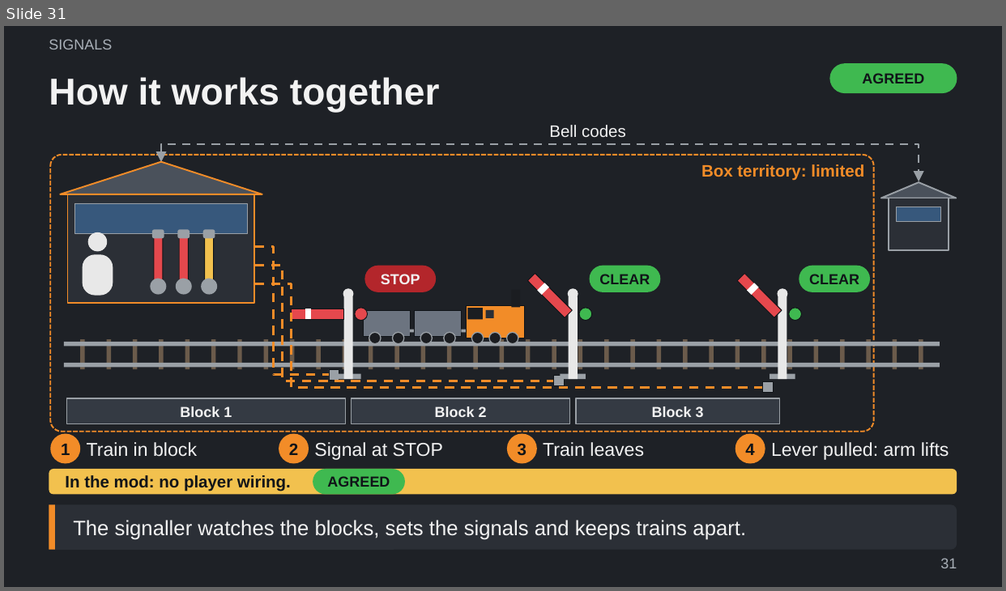
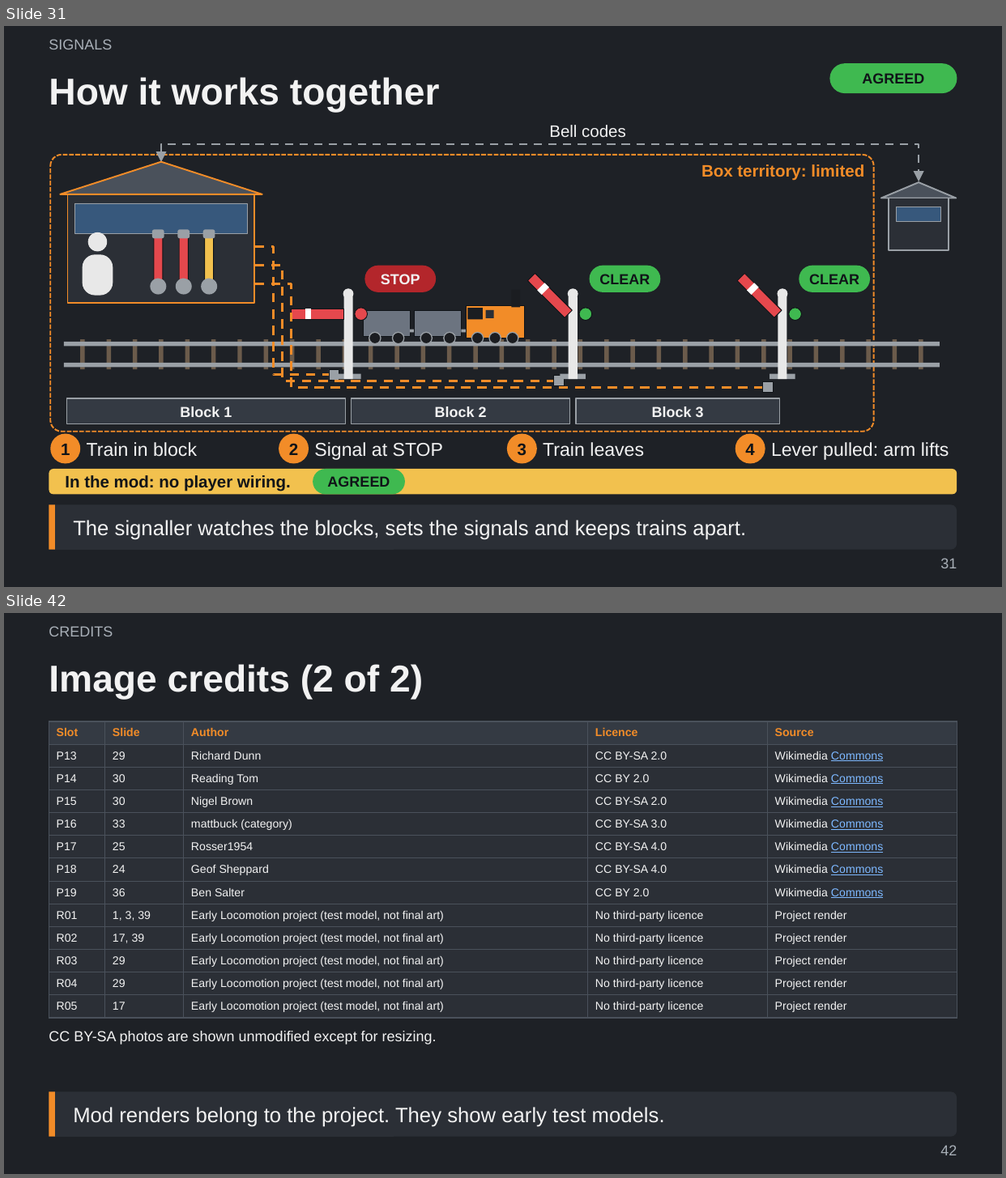
Before and after one commit to Tarenkookoo/Satisfactory---Early-Locomotion, a slide deck: Reporting/Claude Presents/Early_Locomotion_Explained.pptx. Shown one above the other, each under a label of ours: slide 31 before the commit, slides 31 and 42 after it; the slides between them are not shown. The pictures are 1006x591 and 1006x1178 pixels, drawn with LibreOffice and Linux fonts; fonts in the diff are those of the drawing. Boxes give left, top, right and bottom in pixels: in the first picture for what was removed or moved away, otherwise in the second. Text is boxed around its words. In the diff, an @@ line names an element or a change of style, - is before the commit and + after.

```diff
--- a/Reporting/Claude Presents/Early_Locomotion_Explained.pptx
+++ b/Reporting/Claude Presents/Early_Locomotion_Explained.pptx
@@ slide 42 added at bbox=[4, 613, 1002, 1174], background #1E2126 @@
@@ text added at bbox=[49, 626, 113, 636], 14 pt, text #A9B0B8 @@
+CREDITS
@@ title added at bbox=[49, 664, 423, 699], 36 pt, text #F2F2F2, bold @@
+Image credits (2 of 2)
@@ table added at bbox=[49, 722, 957, 1018], 13 rows, 5 columns @@
+Slot | Slide | Author | Licence | Source
+P13 | 29 | Richard Dunn | CC BY-SA 2.0 | Wikimedia Commons
+P14 | 30 | Reading Tom | CC BY 2.0 | Wikimedia Commons
+P15 | 30 | Nigel Brown | CC BY-SA 2.0 | Wikimedia Commons
+P16 | 33 | mattbuck (category) | CC BY-SA 3.0 | Wikimedia Commons
+P17 | 25 | Rosser1954 | CC BY-SA 4.0 | Wikimedia Commons
+P18 | 24 | Geof Sheppard | CC BY-SA 4.0 | Wikimedia Commons
+P19 | 36 | Ben Salter | CC BY 2.0 | Wikimedia Commons
+R01 | 1, 3, 39 | Early Locomotion project (test model, not final art) | No third-party licence | Project render
+R02 | 17, 39 | Early Locomotion project (test model, not final art) | No third-party licence | Project render
+R03 | 29 | Early Locomotion project (test model, not final art) | No third-party licence | Project render
+R04 | 29 | Early Locomotion project (test model, not final art) | No third-party licence | Project render
+R05 | 17 | Early Locomotion project (test model, not final art) | No third-party licence | Project render
@@ text added at bbox=[49, 1031, 437, 1045], 14 pt, text #F2F2F2 @@
+CC BY-SA photos are shown unmodified except for resizing.
@@ rounded rectangle added at bbox=[49, 1093, 957, 1137], fill #2B2F36, 20 pt, text #F2F2F2 @@
+Mod renders belong to the project. They show early test models.
@@ rectangle added at bbox=[49, 1093, 55, 1137], fill #F28C28 @@
@@ page number added at bbox=[940, 1145, 957, 1156], 14 pt, text #A9B0B8 @@
+42
```
Also in this commit, not shown: 10 other slides added, 5 other files.
